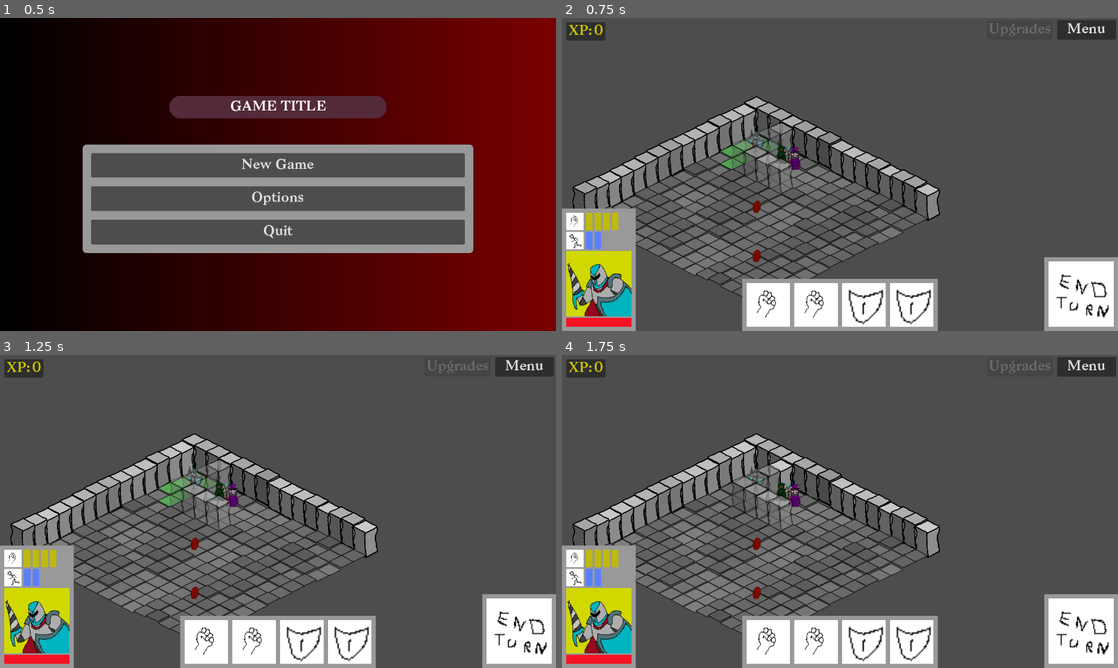
Above: before the commit, frames 1-4 (two rows, left to right).
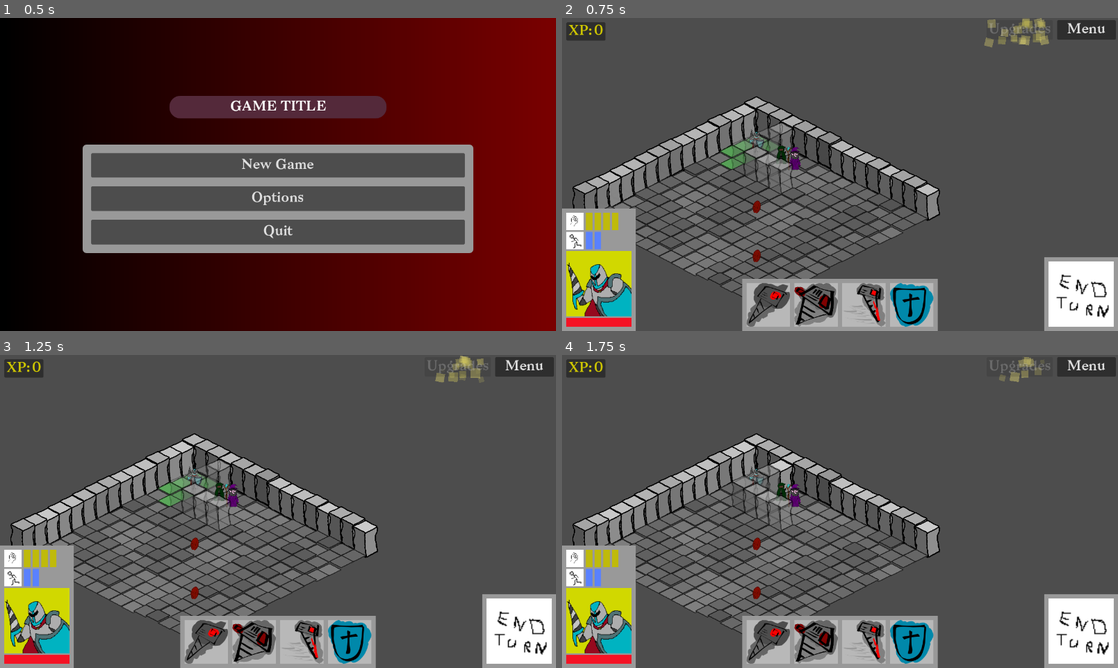
Above: after the commit, the same moments.

Repository: CiaranWoodward/LD57
Game: Godot game, scene res://scenes/main.tscn
The game is run twice, just before and just after one commit, with the same random seed, the same clock (stepped at 60 frames per second) and the same inputs. The engine's default icon, where the game draws it, is replaced by a stand-in: a white triangle on a blue panel in a dark square. Sound files missing from this copy of the repository are replaced by a short silence.
Inputs (mouse positions are in pixels of both pictures, inside the frame that each line leads up to):
- Up to frame 1 (0.5 s): no input
- Up to frame 2 (0.75 s): click "New Game" at 0.5 s
- Up to frame 3 (1.25 s): no input
- Up to frame 4 (1.75 s): click (767, 642) at 1.25 s

Frame 1 is identical in both runs. In frame 2, 4.8% of the frame differs, in the area x 33-88%, y 0-99%; in frame 3, 4.6%; in frame 4, 4.5%.

Commit message:
Add new icons and HUD enhancements
- Introduced a comprehensive set of new icons for various actions, including ChargeAttack, Cloak, Fireball, Freeze, Healing, Poison, Teleport, and more, enhancing visual feedback for players.
- Updated the HUD scene to incorporate new icons and added a glow effect to the upgrade button, improving user experience and interactivity.
- Refactored the upgrade button logic to enable and disable the glow effect based on the button's state, providing clearer visual cues for upgrades.

Diff:
--- a/UI/HUD.tscn
+++ b/UI/HUD.tscn
@@ -1,12 +1,30 @@
-[gd_scene load_steps=12 format=3 uid="uid://ctaeg60vimnlh"]
+[gd_scene load_steps=24 format=3 uid="uid://ctaeg60vimnlh"]
 
 [ext_resource type="Script" uid="uid://bi03uqtchp46e" path="res://UI/hud.gd" id="1_7i7fj"]
 [ext_resource type="Texture2D" uid="uid://bt1u3xtfej64n" path="res://images/image_act.png" id="1_ktti3"]
 [ext_resource type="Texture2D" uid="uid://bvtqpr1hb2ewx" path="res://images/image_run.png" id="2_cgfq5"]
-[ext_resource type="Texture2D" uid="uid://biewt667t613j" path="res://images/icon_shoot.png" id="2_gdt2y"]
 [ext_resource type="Texture2D" uid="uid://4leq60s6j6fn" path="res://images/image_face.png" id="3_7dvkv"]
-[ext_resource type="Texture2D" uid="uid://blhl16ar0sq21" path="res://images/icon_guard.png" id="3_wm3ai"]
+[ext_resource type="Texture2D" uid="uid://cspqdahswwlw1" path="res://Graphics/icons/icons_Drill.png" id="5_8ip7y"]
+[ext_resource type="Texture2D" uid="uid://dil2qipyuukv5" path="res://Graphics/icons/icons_BigDrill.png" id="6_likdy"]
+[ext_resource type="Texture2D" uid="uid://dsbxfs0kqd5t3" path="res://Graphics/icons/icons_DrillSmash.png" id="7_pgems"]
 [ext_resource type="Texture2D" uid="uid://bmtdje21c1ggw" path="res://images/button_endturn.png" id="7_vdcm2"]
+[ext_resource type="Texture2D" uid="uid://deipnk3fe2cb6" path="res://Graphics/icons/icons_ChargeAttack.png" id="8_rsrlt"]
+[ext_resource type="Texture2D" uid="uid://b4iyjo4f2mbc6" path="res://Graphics/icons/icons_Defend.png" id="9_lbtxw"]
+[ext_resource type="Texture2D" uid="uid://cmav0p5fvpob8" path="res://Graphics/icons/icons_LineShot.png" id="10_gp2h7"]
+[ext_resource type="Texture2D" uid="uid://05h780u35qn" path="res://Graphics/icons/icons_Cloak.png" id="11_4hs1h"]
+[ext_resource type="Texture2D" uid="uid://swai2io5n363" path="res://Graphics/icons/icons_Fireball.png" id="12_dcyds"]
+[ext_resource type="Texture2D" uid="uid://di1peovfwbdb" path="res://Graphics/icons/icons_Healing.png" id="13_rc7pm"]
+[ext_resource type="Texture2D" uid="uid://bs1nuen0bekx5" path="res://Graphics/icons/icons_Freeze.png" id="14_h8urj"]
+[ext_resource type="Texture2D" uid="uid://5vduiqm2hox1" path="res://Graphics/icons/icons_Poison.png" id="15_ghl3h"]
+[ext_resource type="Texture2D" uid="uid://b72xk74n6nnap" path="res://Graphics/icons/icons_Teleport.png" id="16_qbvrm"]
+
+[sub_resource type="Curve" id="Curve_scale"]
+_data = [Vector2(0, 0.4), 0.0, 1.8, 0, 0, Vector2(0.5, 1), 0.0, 0.0, 0, 0, Vector2(1, 0.4), -1.8, 0.0, 0, 0]
+point_count = 3
+
+[sub_resource type="Gradient" id="Gradient_qy6c4"]
+offsets = PackedFloat32Array(0, 0.3, 0.7, 1)
+colors = PackedColorArray(0.921569, 0.878431, 0.34902, 0, 0.921569, 0.878431, 0.34902, 0.6, 1, 0.945098, 0.490196, 0.8, 0.921569, 0.878431, 0.34902, 0)
 
 [sub_resource type="StyleBoxFlat" id="StyleBoxFlat_md4fy"]
 
@@ -41,6 +59,29 @@
 layout_mode = 2
 theme_override_font_sizes/font_size = 32
 text = "Upgrades"
+
+[node name="GlowEffect" type="CPUParticles2D" parent="MenuMargin/HBoxContainer/ButtonUpgrade"]
+show_behind_parent = true
+position = Vector2(67.5, 22.5)
+amount = 32
+lifetime = 1.5
+preprocess = 1.0
+speed_scale = 0.7
+randomness = 0.3
+lifetime_randomness = 0.2
+local_coords = true
+emission_shape = 3
+emission_rect_extents = Vector2(70, 28)
+spread = 5.0
+gravity = Vector2(0, 0)
+angular_velocity_min = -15.0
+angular_velocity_max = 15.0
+orbit_velocity_min = -0.05
+orbit_velocity_max = 0.05
+scale_amount_min = 15.0
+scale_amount_max = 25.0
+scale_amount_curve = SubResource("Curve_scale")
+color_ramp = SubResource("Gradient_qy6c4")
 
 [node name="ButtonMenu" type="Button" parent="MenuMargin/HBoxContainer"]
 custom_minimum_size = Vector2(135, 45)
@@ -209,7 +250,7 @@
 custom_minimum_size = Vector2(100, 100)
 layout_mode = 2
 mouse_default_cursor_shape = 2
-texture_normal = ExtResource("1_ktti3")
+texture_normal = ExtResource("5_8ip7y")
 ignore_texture_size = true
 stretch_mode = 0
 
@@ -217,7 +258,7 @@
 custom_minimum_size = Vector2(100, 100)
 layout_mode = 2
 mouse_default_cursor_shape = 2
-texture_normal = ExtResource("1_ktti3")
+texture_normal = ExtResource("6_likdy")
 ignore_texture_size = true
 stretch_mode = 0
 
@@ -225,7 +266,7 @@
 custom_minimum_size = Vector2(100, 100)
 layout_mode = 2
 mouse_default_cursor_shape = 2
-texture_normal = ExtResource("3_wm3ai")
+texture_normal = ExtResource("7_pgems")
 ignore_texture_size = true
 stretch_mode = 0
 
@@ -233,7 +274,7 @@
 custom_minimum_size = Vector2(100, 100)
 layout_mode = 2
 mouse_default_cursor_shape = 2
-texture_normal = ExtResource("3_wm3ai")
+texture_normal = ExtResource("8_rsrlt")
 ignore_texture_size = true
 stretch_mode = 0
 
@@ -241,7 +282,7 @@
 custom_minimum_size = Vector2(100, 100)
 layout_mode = 2
 mouse_default_cursor_shape = 2
-texture_normal = ExtResource("3_wm3ai")
+texture_normal = ExtResource("9_lbtxw")
 ignore_texture_size = true
 stretch_mode = 0
 
@@ -249,7 +290,7 @@
 custom_minimum_size = Vector2(100, 100)
 layout_mode = 2
 mouse_default_cursor_shape = 2
-texture_normal = ExtResource("2_gdt2y")
+texture_normal = ExtResource("10_gp2h7")
 ignore_texture_size = true
 stretch_mode = 0
 
@@ -257,7 +298,7 @@
 custom_minimum_size = Vector2(100, 100)
 layout_mode = 2
 mouse_default_cursor_shape = 2
-texture_normal = ExtResource("3_wm3ai")
+texture_normal = ExtResource("11_4hs1h")
 ignore_texture_size = true
 stretch_mode = 0
 
@@ -265,7 +306,7 @@
 custom_minimum_size = Vector2(100, 100)
 layout_mode = 2
 mouse_default_cursor_shape = 2
-texture_normal = ExtResource("2_gdt2y")
+texture_normal = ExtResource("12_dcyds")
 ignore_texture_size = true
 stretch_mode = 0
 
@@ -273,7 +314,7 @@
 custom_minimum_size = Vector2(100, 100)
 layout_mode = 2
 mouse_default_cursor_shape = 2
-texture_normal = ExtResource("3_wm3ai")
+texture_normal = ExtResource("13_rc7pm")
 ignore_texture_size = true
 stretch_mode = 0
 
@@ -281,7 +322,7 @@
 custom_minimum_size = Vector2(100, 100)
 layout_mode = 2
 mouse_default_cursor_shape = 2
-texture_normal = ExtResource("3_wm3ai")
+texture_normal = ExtResource("14_h8urj")
 ignore_texture_size = true
 stretch_mode = 0
 
@@ -289,7 +330,7 @@
 custom_minimum_size = Vector2(100, 100)
 layout_mode = 2
 mouse_default_cursor_shape = 2
-texture_normal = ExtResource("3_wm3ai")
+texture_normal = ExtResource("15_ghl3h")
 ignore_texture_size = true
 stretch_mode = 0
 
@@ -297,7 +338,7 @@
 custom_minimum_size = Vector2(100, 100)
 layout_mode = 2
 mouse_default_cursor_shape = 2
-texture_normal = ExtResource("3_wm3ai")
+texture_normal = ExtResource("16_qbvrm")
 ignore_texture_size = true
 stretch_mode = 0
 
--- a/UI/hud.gd
+++ b/UI/hud.gd
@@ -229,9 +229,19 @@
 		if enabled:
 			upgrade_button.modulate = Color(1, 1, 1, 1)  # Fully visible
 			upgrade_button.tooltip_text = "Upgrade"
+
+			# Enable the glow effect
+			var glow_effect = upgrade_button.get_node("GlowEffect")
+			if glow_effect:
+				glow_effect.emitting = true
 		else:
 			upgrade_button.modulate = Color(1, 1, 1, 0.5)  # Semi-transparent
 			upgrade_button.tooltip_text = "Clear all enemies on this level to upgrade"
+
+			# Disable the glow effect
+			var glow_effect = upgrade_button.get_node("GlowEffect")
+			if glow_effect:
+				glow_effect.emitting = false
 
 # Handle clicking on the drill action button
 func _on_action_drill_input(event: InputEvent) -> void:
Not shown, added: Graphics/icons.svg
Not shown, added: Graphics/icons.svg.import
Binary file added: Graphics/icons/icons_BigDrill.png
Not shown, added: Graphics/icons/icons_BigDrill.png.import
Binary file added: Graphics/icons/icons_ChargeAttack.png
Not shown, added: Graphics/icons/icons_ChargeAttack.png.import
Binary file added: Graphics/icons/icons_Cloak.png
Not shown, added: Graphics/icons/icons_Cloak.png.import
Binary file added: Graphics/icons/icons_Defend.png
Not shown, added: Graphics/icons/icons_Defend.png.import
Binary file added: Graphics/icons/icons_Drill.png
Not shown, added: Graphics/icons/icons_Drill.png.import
(and 14 more such lines)
